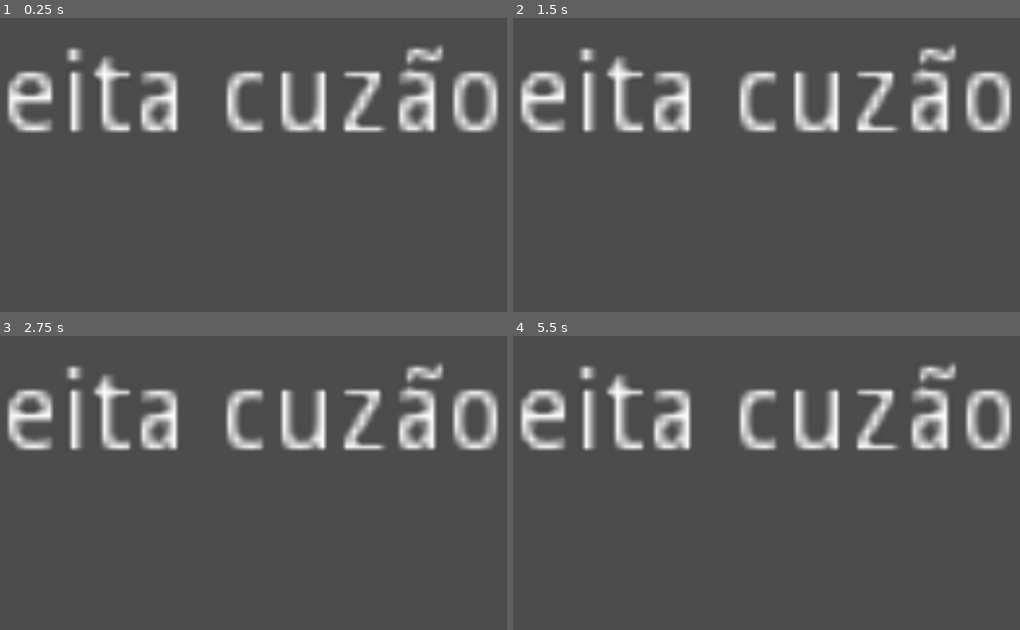
Above: before the commit, frames 1-4 (two rows, left to right).
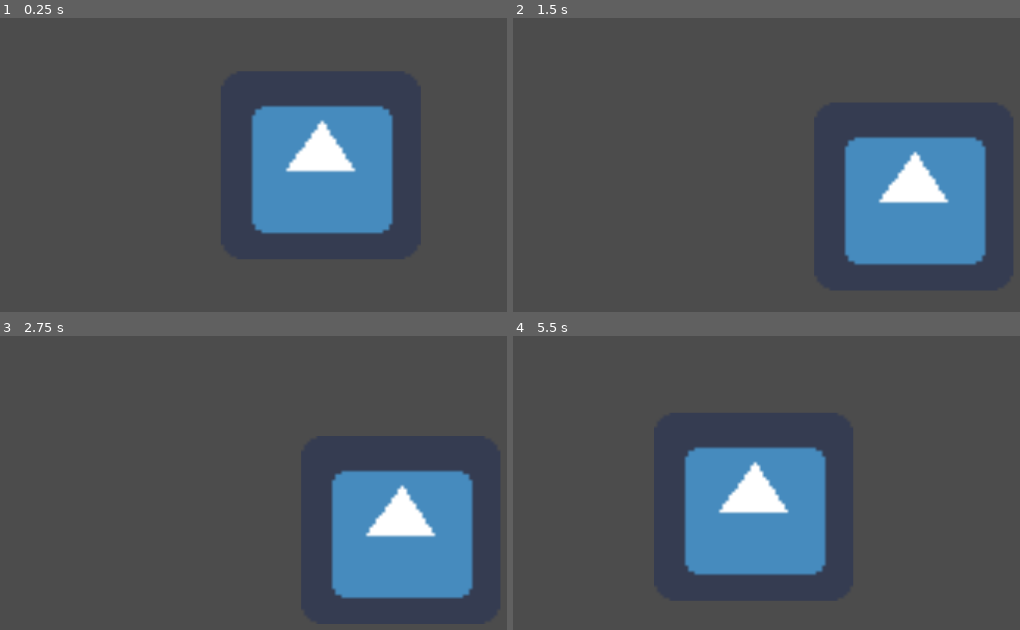
Above: after the commit, the same moments.

Repository: HIqueRS/Motores
Game: Godot game, scene res://Label.tscn
The game is run twice, just before and just after one commit, with the same random seed, the same clock (stepped at 60 frames per second) and the same inputs. The engine's default icon, where the game draws it, is replaced by a stand-in: a white triangle on a blue panel in a dark square.
Inputs:
- Up to frame 1 (0.25 s): no input
- Up to frame 2 (1.5 s): tap Enter at 0.5 s; hold D (right) 0.53-1.28 s; hold S (down) from 1.28 s (still down)
- Up to frame 3 (2.75 s): tap Space at 2 s; release S (down) at 2.03 s; hold D (right) from 2.03 s (still down)
- Up to frame 4 (5.5 s): tap Enter at 2.75 s; release D (right) at 2.78 s; hold W (up) 2.78-3.53 s; hold A (left) 3.53-5.03 s; tap Space at 5 s; hold S (down) from 5.03 s (still down)

The runs differ from the first frame. In frame 1, 22% of the frame differs, in the area x 1-99%, y 9-74%; in frame 2, 23%, in the area x 1-99%, y 9-85%; in frame 3, 23%; in frame 4, 23%.

Commit message:
teste

Diff:
--- a/Project/KinematicBody2D.tscn
+++ b/Project/KinematicBody2D.tscn
@@ -8,8 +8,9 @@
 custom_solver_bias = 0.0
 extents = Vector2( 10, 10 )
 
-[node name="KinematicBody2D" type="KinematicBody2D" index="0"]
+[node name="KinematicBody2D" type="KinematicBody2D"]
 
+editor/display_folded = true
 position = Vector2( 125.093, 123.247 )
 scale = Vector2( 1.69754, 1.82338 )
 input_pickable = false
--- a/Project/Label.tscn
+++ b/Project/Label.tscn
@@ -1,15 +1,17 @@
-[gd_scene format=2]
+[gd_scene load_steps=2 format=2]
 
-[node name="Label" type="Label"]
+[ext_resource path="res://KinematicBody2D.tscn" type="PackedScene" id=1]
+
+[node name="Label" type="Label" index="0"]
 
 anchor_left = 0.0
 anchor_top = 0.0
 anchor_right = 0.0
 anchor_bottom = 0.0
-margin_left = 92.0
-margin_top = 163.0
-margin_right = 192.0
-margin_bottom = 263.0
+margin_left = 442.0
+margin_top = 619.0
+margin_right = 507.0
+margin_bottom = 673.0
 rect_scale = Vector2( 10, 10 )
 rect_pivot_offset = Vector2( 0, 0 )
 rect_clip_content = false
@@ -21,3 +23,8 @@
 percent_visible = 1.0
 lines_skipped = 0
 max_lines_visible = -1
+
+[node name="KinematicBody2D" parent="." index="0" instance=ExtResource( 1 )]
+
+position = Vector2( 83.2777, 60.0305 )
+scale = Vector2( 0.260737, 0.291177 )
Not shown, changed: Teste da massa.txt
